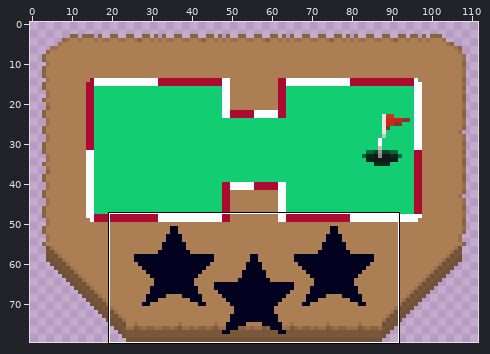
Sprite sheet -- Src/LevelSelect/Islands/Map2.png. The first picture is a wide view before the edit; the outline marks the close-up.
Close-up. Before the edit:
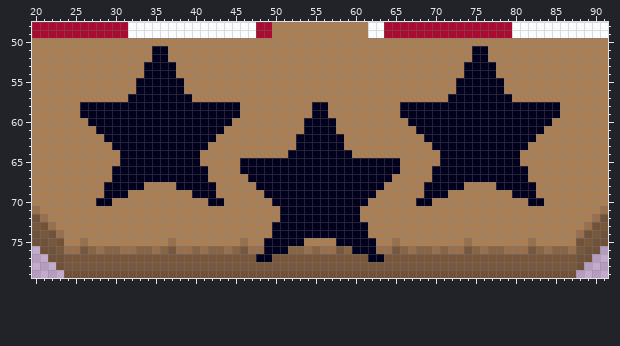
The file is 112x80 pixels. Colours within 5 levels of each other are drawn and written as one. Shown: x 20..91, y 48..79.
After:
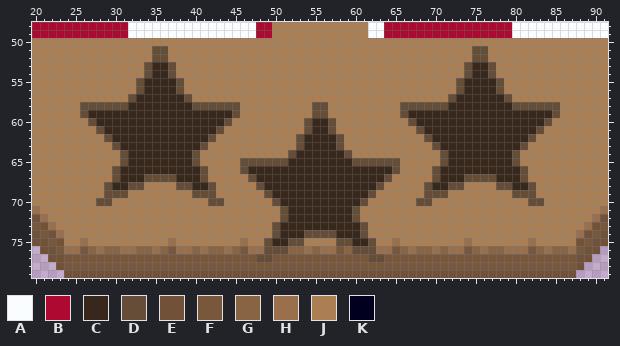
Palette (. is transparent): A #fafdff  B #ae0930  C #38281b  D #664d38  E #715238  F #78573b  G #896443  H #9a704c  J #ac7e53  K #01001e
Difference:
@@ x 20..91 @@
 50 JJJJJJJJJJJJJJJJJJJJJJJJJJJJJJJJJJJJJJJJJJJJJJJJJJJJJJJJJJJJJJJJJJJJJJJJ
-51 JJJJJJJJJJJJJJJKKJJJJJJJJJJJJJJJJJJJJJJJJJJJJJJJJJJJJJJKKJJJJJJJJJJJJJJJ
-52 JJJJJJJJJJJJJJJKKJJJJJJJJJJJJJJJJJJJJJJJJJJJJJJJJJJJJJJKKJJJJJJJJJJJJJJJ
-53 JJJJJJJJJJJJJJKKKKJJJJJJJJJJJJJJJJJJJJJJJJJJJJJJJJJJJJKKKKJJJJJJJJJJJJJJ
-54 JJJJJJJJJJJJJJKKKKJJJJJJJJJJJJJJJJJJJJJJJJJJJJJJJJJJJJKKKKJJJJJJJJJJJJJJ
-55 JJJJJJJJJJJJJKKKKKKJJJJJJJJJJJJJJJJJJJJJJJJJJJJJJJJJJKKKKKKJJJJJJJJJJJJJ
-56 JJJJJJJJJJJJJKKKKKKJJJJJJJJJJJJJJJJJJJJJJJJJJJJJJJJJJKKKKKKJJJJJJJJJJJJJ
-57 JJJJJJJJJJJJKKKKKKKKJJJJJJJJJJJJJJJJJJJJJJJJJJJJJJJJKKKKKKKKJJJJJJJJJJJJ
-58 JJJJJJKKKKKKKKKKKKKKKKKKKKJJJJJJJJJKKJJJJJJJJJKKKKKKKKKKKKKKKKKKKKJJJJJJ
-59 JJJJJJKKKKKKKKKKKKKKKKKKKKJJJJJJJJJKKJJJJJJJJJKKKKKKKKKKKKKKKKKKKKJJJJJJ
-60 JJJJJJJKKKKKKKKKKKKKKKKKKJJJJJJJJJKKKKJJJJJJJJJKKKKKKKKKKKKKKKKKKJJJJJJJ
-61 JJJJJJJJKKKKKKKKKKKKKKKKJJJJJJJJJJKKKKJJJJJJJJJJKKKKKKKKKKKKKKKKJJJJJJJJ
-62 JJJJJJJJJKKKKKKKKKKKKKKJJJJJJJJJJKKKKKKJJJJJJJJJJKKKKKKKKKKKKKKJJJJJJJJJ
-63 JJJJJJJJJJKKKKKKKKKKKKJJJJJJJJJJJKKKKKKJJJJJJJJJJJKKKKKKKKKKKKJJJJJJJJJJ
-64 JJJJJJJJJJJKKKKKKKKKKJJJJJJJJJJJKKKKKKKKJJJJJJJJJJJKKKKKKKKKKJJJJJJJJJJJ
-65 JJJJJJJJJJJKKKKKKKKKKJJJJJKKKKKKKKKKKKKKKKKKKKJJJJJKKKKKKKKKKJJJJJJJJJJJ
-66 JJJJJJJJJJKKKKKKKKKKKKJJJJKKKKKKKKKKKKKKKKKKKKJJJJKKKKKKKKKKKKJJJJJJJJJJ
-67 JJJJJJJJJJKKKKKKKKKKKKJJJJJKKKKKKKKKKKKKKKKKKJJJJJKKKKKKKKKKKKJJJJJJJJJJ
-68 JJJJJJJJJKKKKKJJJJKKKKKJJJJJKKKKKKKKKKKKKKKKJJJJJKKKKKJJJJKKKKKJJJJJJJJJ
-69 JJJJJJJJJKKKJJJJJJJJKKKJJJJJJKKKKKKKKKKKKKKJJJJJJKKKJJJJJJJJKKKJJJJJJJJJ
-70 JJJJJJJJKKJJJJJJJJJJJJKKJJJJJJKKKKKKKKKKKKJJJJJJKKJJJJJJJJJJJJKKJJJJJJJJ
-71 HJJJJJJJJJJJJJJJJJJJJJJJJJJJJJJKKKKKKKKKKJJJJJJJJJJJJJJJJJJJJJJJJJJJJJJH
-72 EHJJJJJJJJJJJJJJJJJJJJJJJJJJJJJKKKKKKKKKKJJJJJJJJJJJJJJJJJJJJJJJJJJJJJHE
-73 FEHJJJJJJJJJJJJJJJJJJJJJJJJJJJKKKKKKKKKKKKJJJJJJJJJJJJJJJJJJJJJJJJJJJHEF
-74 EFEHJJJJJJJJJJJJJJJJJJJJJJJJJJKKKKKKKKKKKKJJJJJJJJJJJJJJJJJJJJJJJJJJHEFE
-75 EEFEJJHJJJJJJJJJJHJJJJJJJJHJJKKKKKJJJJKKKKKJJHJJJJJJJJHJJJJJJJHJJJJJEFEE
-76 .EEFHHFGHGGHHGGHGFHHGHGGHGFHHKKKGGHGHHFGKKKHHFGHGGHGHHFGHGGHHHFGHGGHFEE.
-77 ..EEFFFFFFFFFFFFFFFFFFFFFFFFKKFFFFFFFFFFFFKKFFFFFFFFFFFFFFFFFFFFFFFFEE..
+51 JJJJJJJJJJJJJJJDDJJJJJJJJJJJJJJJJJJJJJJJJJJJJJJJJJJJJJJDDJJJJJJJJJJJJJJJ
+52 JJJJJJJJJJJJJJJDDJJJJJJJJJJJJJJJJJJJJJJJJJJJJJJJJJJJJJJDDJJJJJJJJJJJJJJJ
+53 JJJJJJJJJJJJJJDCCDJJJJJJJJJJJJJJJJJJJJJJJJJJJJJJJJJJJJDCCDJJJJJJJJJJJJJJ
+54 JJJJJJJJJJJJJJDCCDJJJJJJJJJJJJJJJJJJJJJJJJJJJJJJJJJJJJDCCDJJJJJJJJJJJJJJ
+55 JJJJJJJJJJJJJDCCCCDJJJJJJJJJJJJJJJJJJJJJJJJJJJJJJJJJJDCCCCDJJJJJJJJJJJJJ
+56 JJJJJJJJJJJJJDCCCCDJJJJJJJJJJJJJJJJJJJJJJJJJJJJJJJJJJDCCCCDJJJJJJJJJJJJJ
+57 JJJJJJJJJJJJDCCCCCCDJJJJJJJJJJJJJJJJJJJJJJJJJJJJJJJJDCCCCCCDJJJJJJJJJJJJ
+58 JJJJJJDDDDDDCCCCCCCCDDDDDDJJJJJJJJJDDJJJJJJJJJDDDDDDCCCCCCCCDDDDDDJJJJJJ
+59 JJJJJJDCCCCCCCCCCCCCCCCCCDJJJJJJJJJDDJJJJJJJJJDCCCCCCCCCCCCCCCCCCDJJJJJJ
+60 JJJJJJJDCCCCCCCCCCCCCCCCDJJJJJJJJJDCCDJJJJJJJJJDCCCCCCCCCCCCCCCCDJJJJJJJ
+61 JJJJJJJJDCCCCCCCCCCCCCCDJJJJJJJJJJDCCDJJJJJJJJJJDCCCCCCCCCCCCCCDJJJJJJJJ
+62 JJJJJJJJJDCCCCCCCCCCCCDJJJJJJJJJJDCCCCDJJJJJJJJJJDCCCCCCCCCCCCDJJJJJJJJJ
+63 JJJJJJJJJJDCCCCCCCCCCDJJJJJJJJJJJDCCCCDJJJJJJJJJJJDCCCCCCCCCCDJJJJJJJJJJ
+64 JJJJJJJJJJJDCCCCCCCCDJJJJJJJJJJJDCCCCCCDJJJJJJJJJJJDCCCCCCCCDJJJJJJJJJJJ
+65 JJJJJJJJJJJDCCCCCCCCDJJJJJDDDDDDCCCCCCCCDDDDDDJJJJJDCCCCCCCCDJJJJJJJJJJJ
+66 JJJJJJJJJJDCCCCCCCCCCDJJJJDCCCCCCCCCCCCCCCCCCDJJJJDCCCCCCCCCCDJJJJJJJJJJ
+67 JJJJJJJJJJDCCCDDDDCCCDJJJJJDCCCCCCCCCCCCCCCCDJJJJJDCCCDDDDCCCDJJJJJJJJJJ
+68 JJJJJJJJJDCCDDJJJJDDCCDJJJJJDCCCCCCCCCCCCCCDJJJJJDCCDDJJJJDDCCDJJJJJJJJJ
+69 JJJJJJJJJDDDJJJJJJJJDDDJJJJJJDCCCCCCCCCCCCDJJJJJJDDDJJJJJJJJDDDJJJJJJJJJ
+70 JJJJJJJJDDJJJJJJJJJJJJDDJJJJJJDCCCCCCCCCCDJJJJJJDDJJJJJJJJJJJJDDJJJJJJJJ
+71 HJJJJJJJJJJJJJJJJJJJJJJJJJJJJJJDCCCCCCCCDJJJJJJJJJJJJJJJJJJJJJJJJJJJJJJH
+72 EHJJJJJJJJJJJJJJJJJJJJJJJJJJJJJDCCCCCCCCDJJJJJJJJJJJJJJJJJJJJJJJJJJJJJHE
+73 FEHJJJJJJJJJJJJJJJJJJJJJJJJJJJDCCCCCCCCCCDJJJJJJJJJJJJJJJJJJJJJJJJJJJHEF
+74 EFEHJJJJJJJJJJJJJJJJJJJJJJJJJJDCCCDDDDCCCDJJJJJJJJJJJJJJJJJJJJJJJJJJHEFE
+75 EEFEJJHJJJJJJJJJJHJJJJJJJJHJJDCCDDJJJJDDCCDJJHJJJJJJJJHJJJJJJJHJJJJJEFEE
+76 .EEFHHFGHGGHHGGHGFHHGHGGHGFHHDDDGGHGHHFGDDDHHFGHGGHGHHFGHGGHHHFGHGGHFEE.
+77 ..EEFFFFFFFFFFFFFFFFFFFFFFFFDDFFFFFFFFFFFFDDFFFFFFFFFFFFFFFFFFFFFFFFEE..
 78 ...EFFFFFFFFFFFFFFFFFFFFFFFFFFFFFFFFFFFFFFFFFFFFFFFFFFFFFFFFFFFFFFFFE...
Pixel boxes of the changes (left, top, right, bottom) in both close-ups:
changed: (80, 46, 560, 262)
